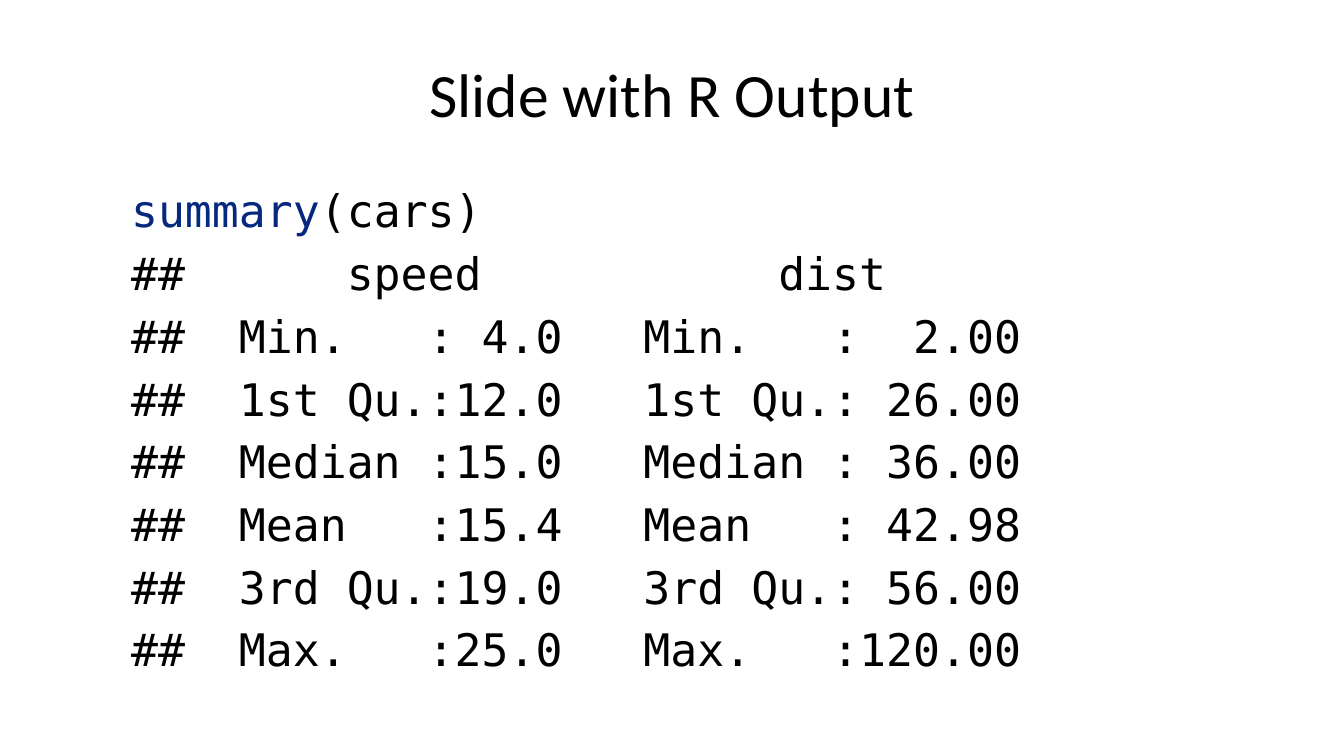
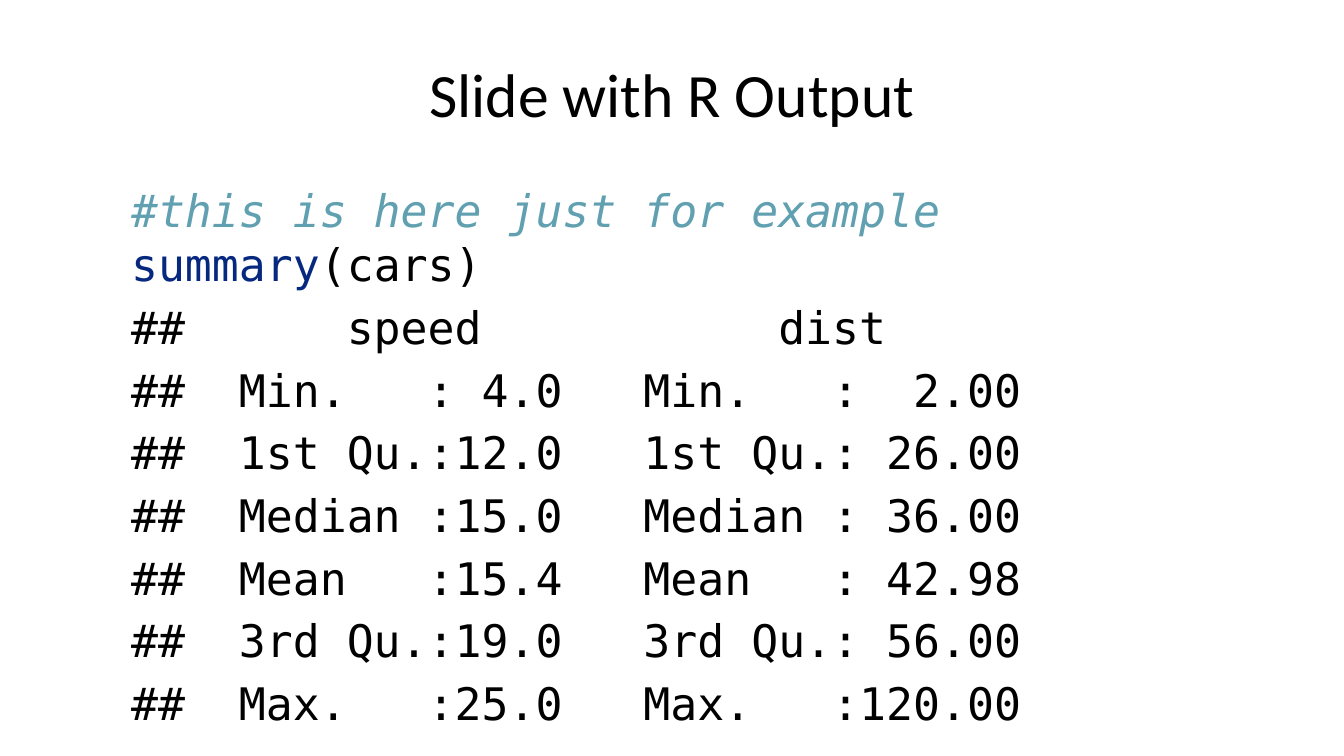
Before and after one commit to Sarah-Alshumayri/Data_Sciences_PPT, a slide deck: slide 3 of Progress_Presentation.pptx (slide 4 before the commit). Drawn at 1344x756 pixels with LibreOffice and Linux fonts; fonts in the diff are those of the drawing. Boxes give left, top, right and bottom in pixels: in the first picture for what was removed or moved away, otherwise in the second. Text is boxed around its words. In the diff, an @@ line names an element or a change of style, - is before the commit and + after.

```diff
--- a/Progress_Presentation.pptx
+++ b/Progress_Presentation.pptx
@@ text at (131, 192, 940, 291): text changed; text colour #06287E to #60A0B0; italic on @@
-summary(cars)
+#this is here just for example
+summary(cars)
```
Also in this commit, not shown: 1 other slide changed, 1 slide added, 1 slide removed, 1 other file.
